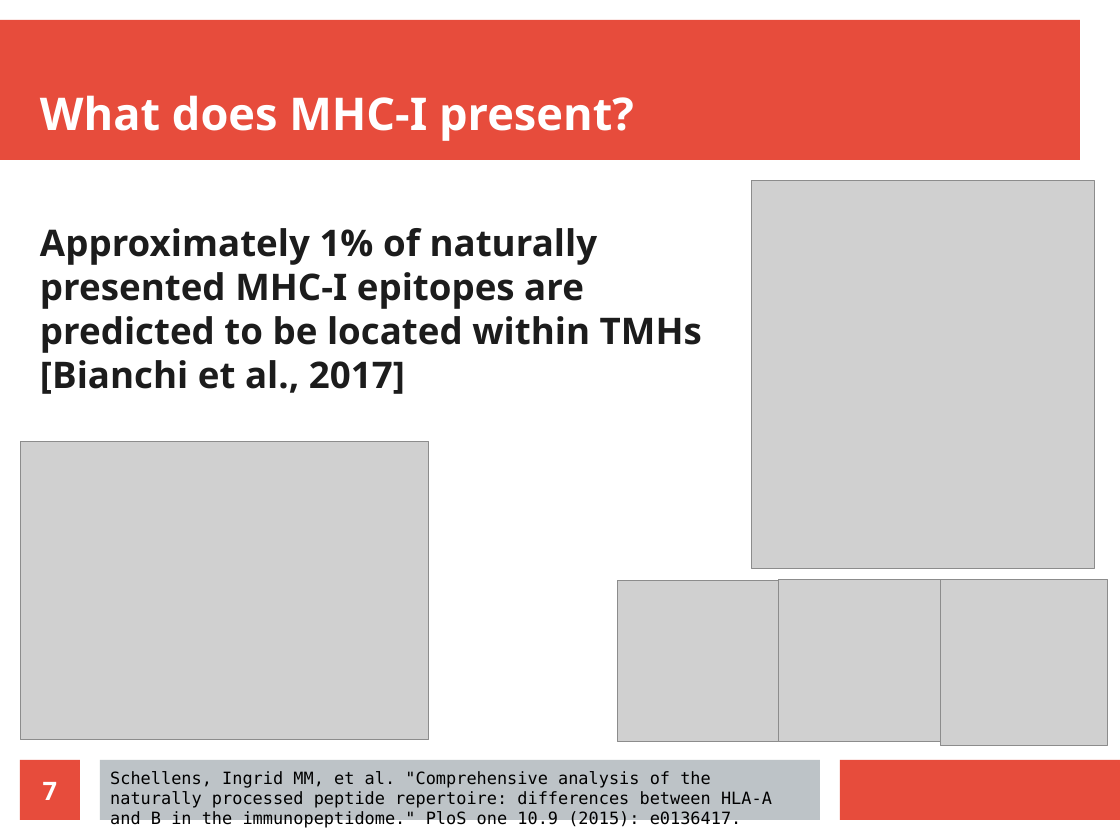
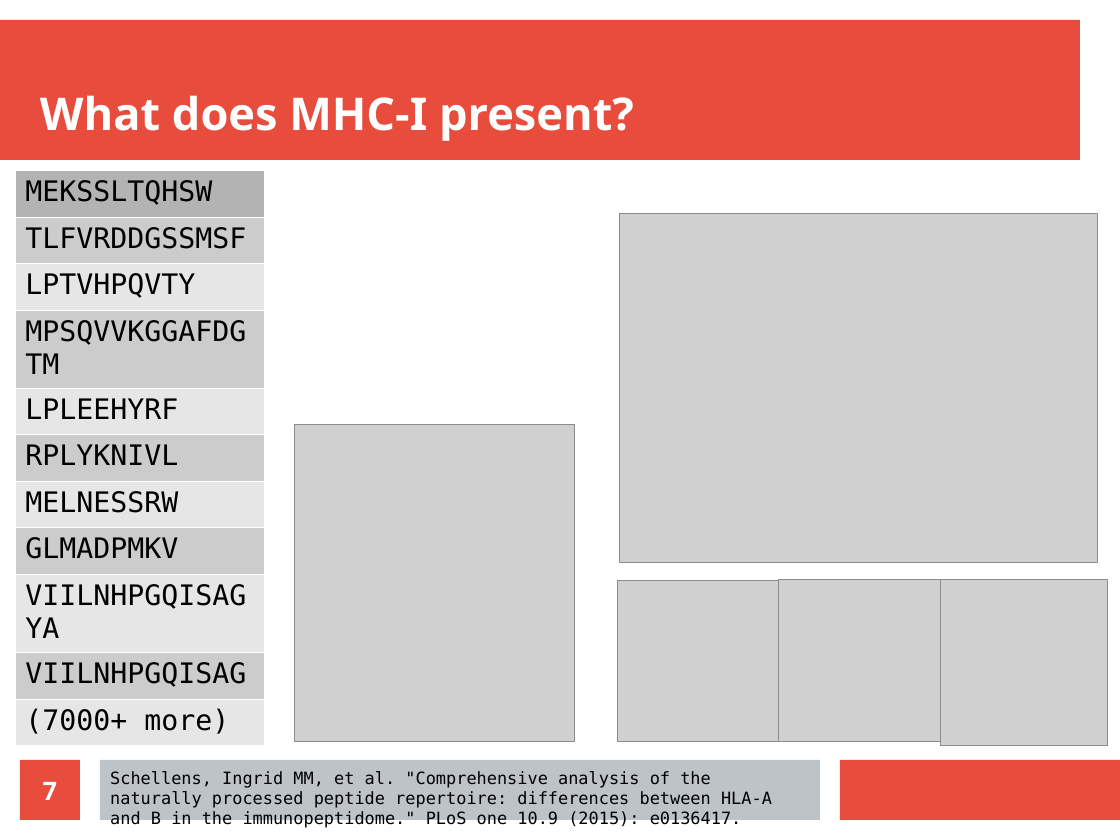
Before and after one commit to richelbilderbeek/cellbio_presentation_20210201, a slide deck: slide 7 of cellbio_presentation_20210201.odp. Drawn at 1120x840 pixels with LibreOffice and Linux fonts; fonts in the diff are those of the drawing; grey boxes stand for pictures. Boxes give left, top, right and bottom in pixels: in the first picture for what was removed or moved away, otherwise in the second. Text is boxed around its words. In the diff, an @@ line names an element or a change of style, - is before the commit and + after.

Commit message:
EOD

```diff
--- a/cellbio_presentation_20210201.odp
+++ b/cellbio_presentation_20210201.odp
@@ table added at (15,170,264,741), 11 rows, 1 columns @@
+MEKSSLTQHSW
+TLFVRDDGSSMSF
+LPTVHPQVTY
+MPSQVVKGGAFDGTM
+LPLEEHYRF
+RPLYKNIVL
+MELNESSRW
+GLMADPMKV
+VIILNHPGQISAGYA
+VIILNHPGQISAG
+(7000+ more)
@@ text removed at (40,228,702,394) @@
-Approximately 1% of naturally presented MHC-I epitopes are predicted to be located within TMHs [Bianchi et al., 2017]
@@ picture: place and size @@
-picture at (752,180,1095,569)
+picture at (620,213,1098,563)
@@ picture: place and size @@
-picture at (20,441,429,740)
+picture at (295,424,574,742)
@@ text at (110,771,772,829): text changed @@
-Schellens, Ingrid MM, et al. "Comprehensive analysis of the naturally processed peptide repertoire: differences between HLA-A and B in the immunopeptidome." PloS one 10.9 (2015): e0136417.
+Schellens, Ingrid MM, et al. "Comprehensive analysis of the naturally processed peptide repertoire: differences between HLA-A and B in the immunopeptidome." PLoS one 10.9 (2015): e0136417.
```
Also in this commit, not shown: 3 other slides changed.
